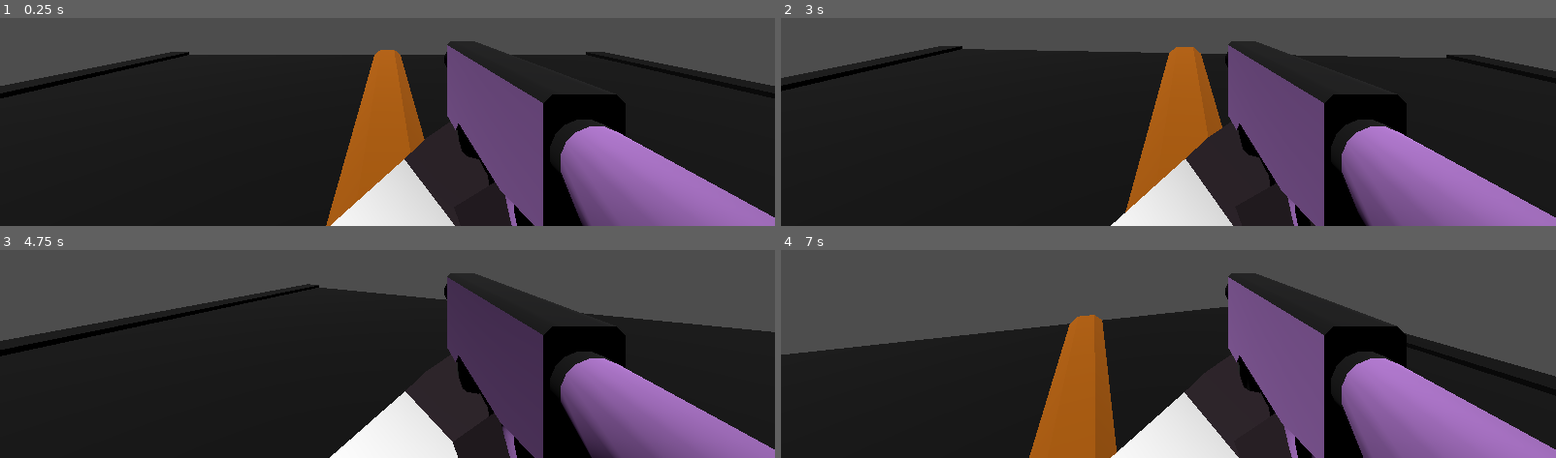
Above: before the commit, frames 1-4 (two rows, left to right).
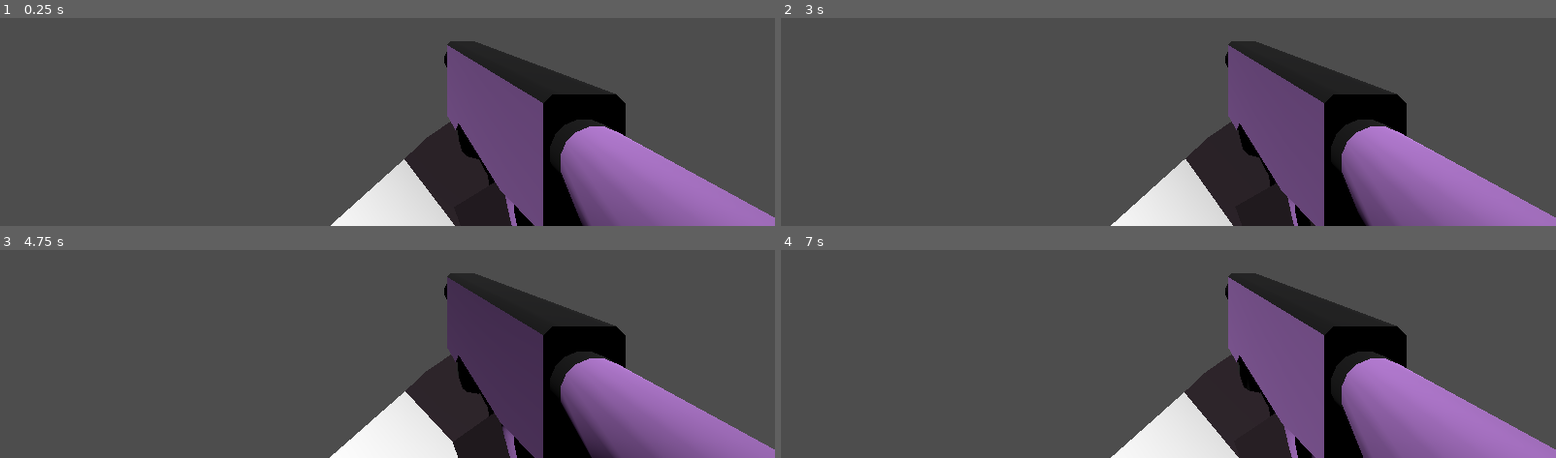
Above: after the commit, the same moments.

Repository: dairycultist/CityZoomer
Game: Godot game, scene res://level/level.tscn
The game is run twice, just before and just after one commit, with the same random seed, the same clock (stepped at 60 frames per second) and the same inputs.
Inputs (mouse positions are in pixels of both pictures, inside the frame that each line leads up to):
- Up to frame 1 (0.25 s): no input
- Up to frame 2 (3 s): tap Enter at 0.5 s; move the mouse to (outside the picture) at 0.52 s; hold W (walk_up) from 0.53 s (still down); tap Space (jump) at 0.77, 1.52 s; move the mouse to (outside the picture) at 1.27 s; move the mouse to (outside the picture) at 2.02 s; move the mouse to (outside the picture) at 2.77 s
- Up to frame 3 (4.75 s): keep holding W (walk_up); tap Space (jump) at 3.02, 3.77, 4.52 s; move the mouse to (outside the picture) at 3.52 s; move the mouse to (outside the picture) at 4.27 s
- Up to frame 4 (7 s): move the mouse to (outside the picture) at 5.02 s; move the mouse to (outside the picture) at 5.77 s; release W (walk_up) at 5.78 s; hold D (walk_right) 5.78-6.53 s; tap Space (jump) at 6.02, 6.77 s; move the mouse to (outside the picture) at 6.52 s; hold W (walk_up) from 6.53 s (still down)

The runs differ from the first frame. In frame 1, 54% of the frame differs, in the area x 0-100%, y 15-100%; in frame 2, 56%, in the area x 0-100%, y 13-100%; in frame 3, 46%; in frame 4, 37%.

Commit message:
Place a single room

Diff:
--- a/level/level_placer.gd
+++ b/level/level_placer.gd
@@ -7,18 +7,28 @@
 
 func _ready() -> void:
 
-	place_room(connector_rooms[0], Transform3D(Basis(), Vector3.ZERO))
+	place_room(connector_rooms[0], Node3D.new())
 
 # rooms have children in group "Door" for connecting together (Z+ is outwards)
+func get_doors(room: Node3D) -> Array[Node3D]:
+
+	var doors: Array[Node3D] = []
+
+	for child in room.get_children():
+
+		if child.is_in_group("Door"):
+			doors.append(child)
+
+	return doors
 
 # TODO my_collider.get_aabb() to ensure they don't intersect
 
-func place_room(room: PackedScene, door: Transform3D) -> void:
+func place_room(room_prefab: PackedScene, door: Node3D) -> void:
 
 	# place the room such that it is connected with the door
-	var t = room.instantiate()
-	add_child(t)
-	t.position = Vector3(0, 0, 0)
+	var room = room_prefab.instantiate()
+	add_child(room)
+	room.position = door.global_position - get_doors(room)[0].position
 
 	# place rooms at all other doors
 	# 	right now just connects a random possible room to a room (a room
